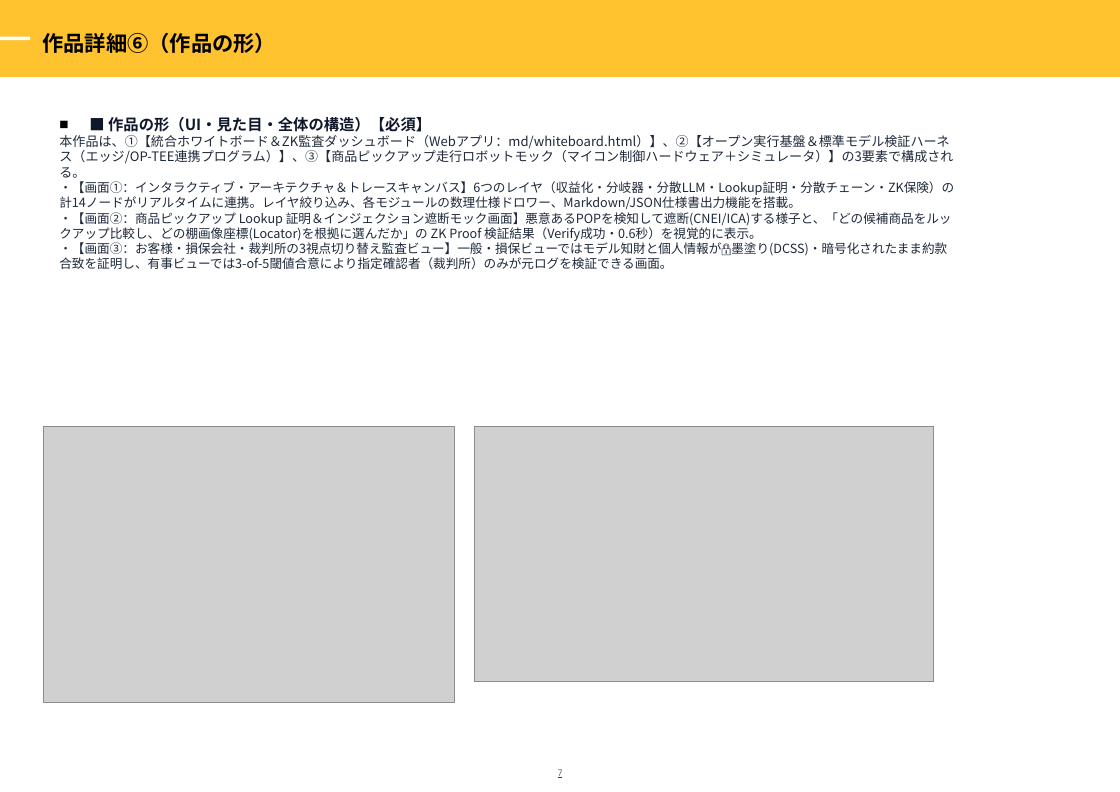
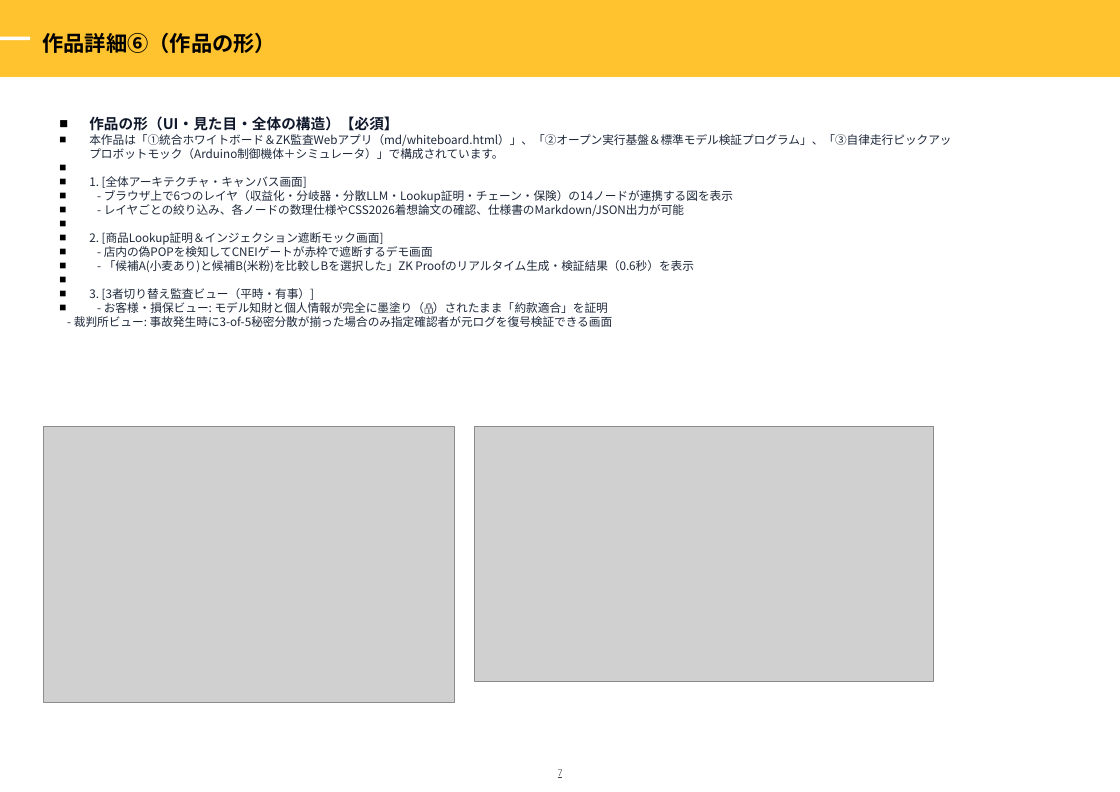
Before and after one commit to sururu-k/ProofPick, a slide deck: slide 8 of md/zenjyocon_entry_sheet_2026.pptx. Drawn at 1120x792 pixels with LibreOffice and Linux fonts; fonts in the diff are those of the drawing; grey boxes stand for pictures; background and template pictures are left out. Boxes give left, top, right and bottom in pixels: in the first picture for what was removed or moved away, otherwise in the second. Text is boxed around its words. In the diff, an @@ line names an element or a change of style, - is before the commit and + after.

```diff
--- a/md/zenjyocon_entry_sheet_2026.pptx
+++ b/md/zenjyocon_entry_sheet_2026.pptx
@@ text at box(74, 116, 951, 327): text changed; size 9.5 to 8.8 pt @@
-■ ■ 作品の形（UI・見た目・全体の構造）【必須】
-本作品は、①【統合ホワイトボード＆ZK監査ダッシュボード（Webアプリ：md/whiteboard.html）】、②【オープン実行基盤＆標準モデル検証ハーネス（エッジ/OP-TEE連携プログラム）】、③【商品ピックアップ走行ロボットモック（マイコン制御ハードウェア＋シミュレータ）】の3要素で構成される。
-・【画面①：インタラクティブ・アーキテクチャ＆トレースキャンバス】6つのレイヤ（収益化・分岐器・分散LLM・Lookup証明・分散チェーン・ZK保険）の計14ノードがリアルタイムに連携。レイヤ絞り込み、各モジュールの数理仕様ドロワー、Markdown/JSON仕様書出力機能を搭載。
-・【画面②：商品ピックアップ Lookup 証明＆インジェクション遮断モック画面】悪意あるPOPを検知して遮断(CNEI/ICA)する様子と、「どの候補商品をルックアップ比較し、どの棚画像座標(Locator)を根拠に選んだか」の ZK Proof 検証結果（Verify成功・0.6秒）を視覚的に表示。
-・【画面③：お客様・損保会社・裁判所の3視点切り替え監査ビュー】一般・損保ビューではモデル知財と個人情報が🔒墨塗り(DCSS)・暗号化されたまま約款合致を証明し、有事ビューでは3-of-5閾値合意により指定確認者（裁判所）のみが元ログを検証できる画面。
+■ 作品の形（UI・見た目・全体の構造）【必須】
+本作品は「①統合ホワイトボード＆ZK監査Webアプリ（md/whiteboard.html）」、「②オープン実行基盤＆標準モデル検証プログラム」、「③自律走行ピックアップロボットモック（Arduino制御機体＋シミュレータ）」で構成されています。
+1. [全体アーキテクチャ・キャンバス画面]
+- ブラウザ上で6つのレイヤ（収益化・分岐器・分散LLM・Lookup証明・チェーン・保険）の14ノードが連携する図を表示
+- レイヤごとの絞り込み、各ノードの数理仕様やCSS2026着想論文の確認、仕様書のMarkdown/JSON出力が可能
+2. [商品Lookup証明＆インジェクション遮断モック画面]
+- 店内の偽POPを検知してCNEIゲートが赤枠で遮断するデモ画面
+- 「候補A(小麦あり)と候補B(米粉)を比較しBを選択した」ZK Proofのリアルタイム生成・検証結果（0.6秒）を表示
+3. [3者切り替え監査ビュー（平時・有事）]
+- お客様・損保ビュー: モデル知財と個人情報が完全に墨塗り（🔒）されたまま「約款適合」を証明
+- 裁判所ビュー: 事故発生時に3-of-5秘密分散が揃った場合のみ指定確認者が元ログを復号検証できる画面
```
Also in this commit, not shown: 10 other slides changed.
